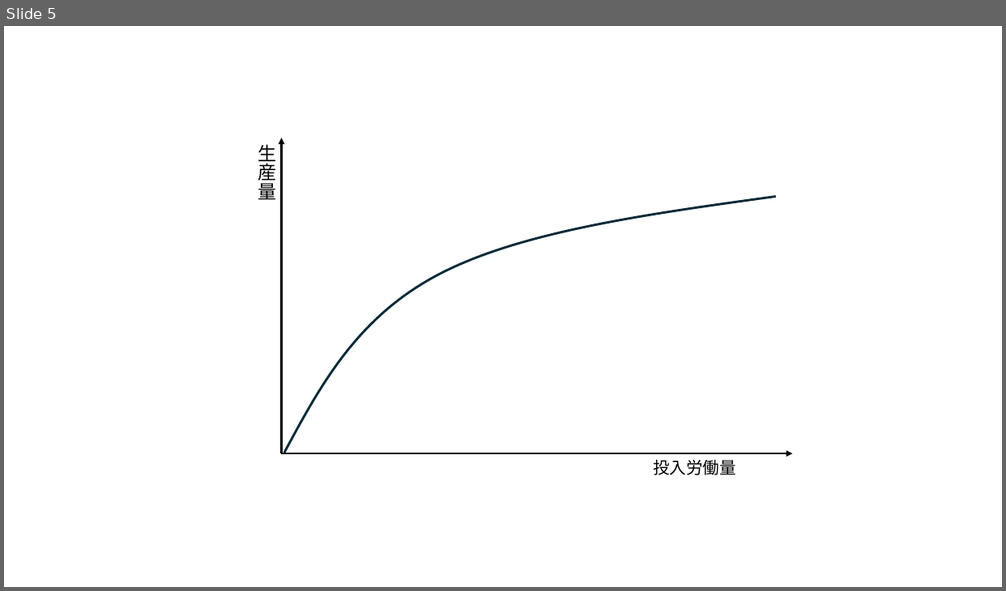
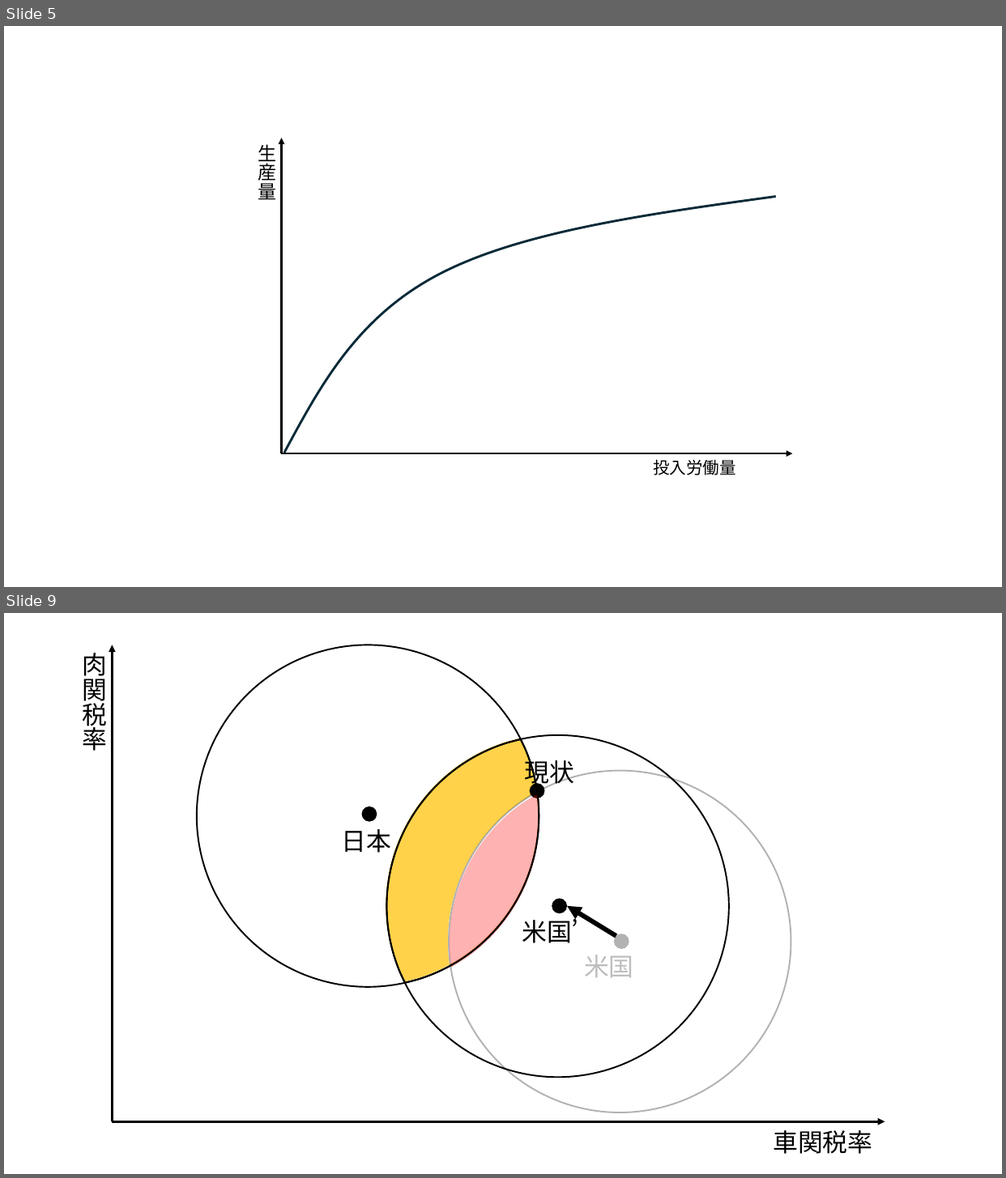
Before and after one commit to junpei-suzuki/IPE1-2026-Gakushuin, a slide deck: figs/DIYfigures_ipe1.pptx. Shown one above the other, each under a label of ours: slide 5 before the commit, slides 5 and 9 after it; the slides between them are not shown. The pictures are 1006x591 and 1006x1178 pixels, drawn with LibreOffice and Linux fonts; fonts in the diff are those of the drawing. Boxes give left, top, right and bottom in pixels: in the first picture for what was removed or moved away, otherwise in the second. Text is boxed around its words. In the diff, an @@ line names an element or a change of style, - is before the commit and + after.

```diff
--- a/figs/DIYfigures_ipe1.pptx
+++ b/figs/DIYfigures_ipe1.pptx
@@ slide 9 added at (4,613,1002,1174), background #FFFFFF @@
@@ group added at (82,645,885,1154): 7 ellipses, 6 texts, 3 freeform shapes, 3 arrows @@
+車関税率
+肉関税率
+日本
+米国
+現状
+米国’
```
Also in this commit, not shown: 3 other slides added, 11 other files.
